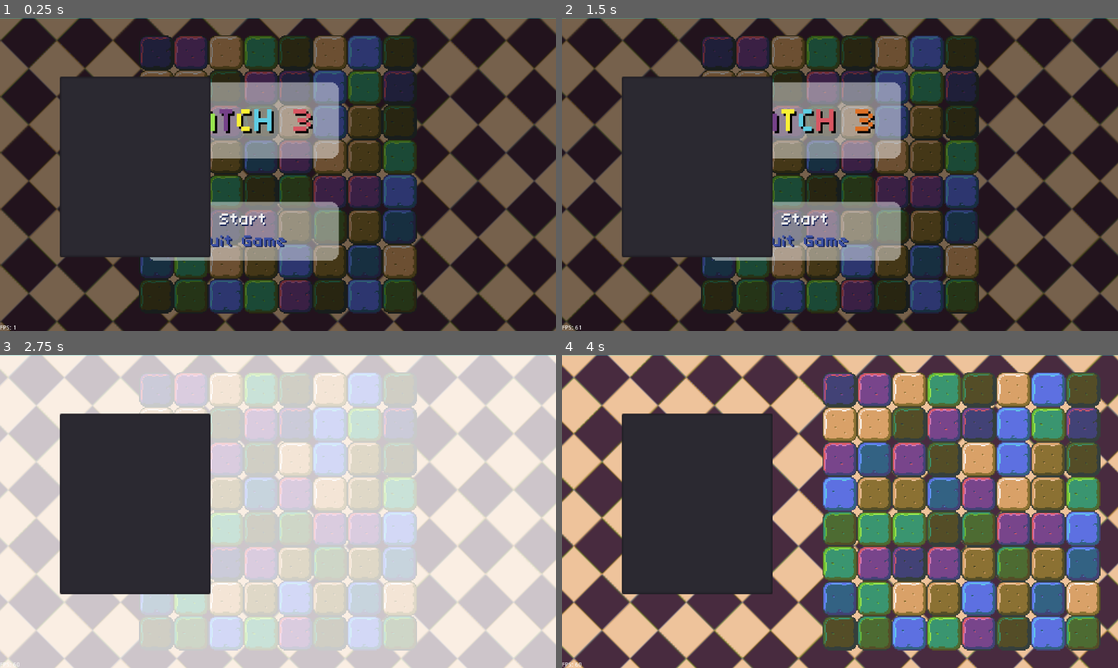
Above: before the commit, frames 1-4 (two rows, left to right).
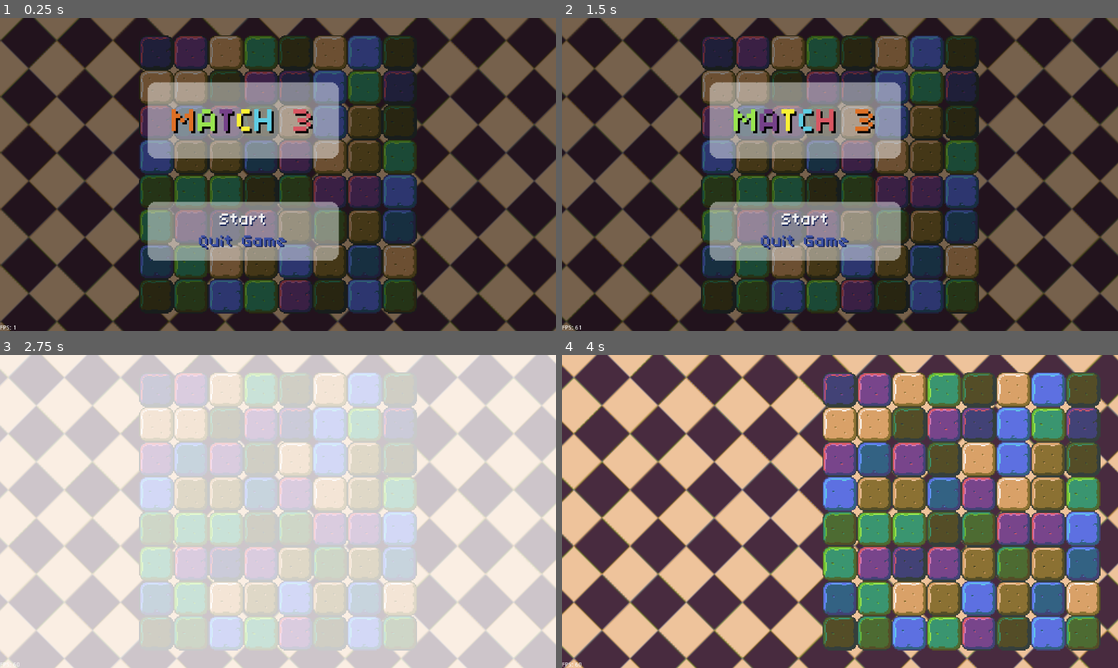
Above: after the commit, the same moments.

Repository: MzaxnaV/GodotGames
Game: Godot game, scene res://scenes/Main.tscn
The game is run twice, just before and just after one commit, with the same random seed, the same clock (stepped at 60 frames per second) and the same inputs.
Inputs:
- Up to frame 1 (0.25 s): no input
- Up to frame 2 (1.5 s): click "Start" at 0.5 s; click "Start" at 1.25 s
- Up to frame 3 (2.75 s): tap Enter (ui_accept) at 2, 2.1, 2.27, 2.57 s; hold Right (ui_right) from 2.03 s (still down)
- Up to frame 4 (4 s): release Right (ui_right) at 2.78 s; hold Down (ui_down) 2.78-3.53 s; tap Enter (ui_accept) at 2.85, 3.02, 3.32, 3.6 s; hold Right (ui_right) from 3.53 s (still down)

The runs differ from the first frame. In frame 1, 11% of the frame differs, in the area x 0-100%, y 0-77%; in frame 2, 12%; in frame 3, 16%; in frame 4, 16%.

Commit message:
implemented basic scoring

Diff:
--- a/scenes/Board.tscn
+++ b/scenes/Board.tscn
@@ -4,7 +4,7 @@
 [ext_resource path="res://graphics/select.png" type="Texture" id=2]
 [ext_resource path="res://graphics/highlight.png" type="Texture" id=3]
 
-[node name="Board" type="Node2D"]
+[node name="Board" type="Node2D" index="0"]
 
 script = ExtResource( 1 )
 _sections_unfolded = [ "Material", "Visibility" ]
--- a/scenes/Game.tscn
+++ b/scenes/Game.tscn
@@ -8,10 +8,11 @@
 [ext_resource path="res://fonts/medium_font.tres" type="DynamicFont" id=6]
 [ext_resource path="res://scripts/fsm/states/BeginGameState.gd" type="Script" id=7]
 [ext_resource path="res://scripts/fsm/states/PlayState.gd" type="Script" id=8]
-[ext_resource path="res://scripts/fsm/states/GameOverState.gd" type="Script" id=9]
-[ext_resource path="res://scripts/ParallaxBackground.gd" type="Script" id=10]
-[ext_resource path="res://graphics/background.png" type="Texture" id=11]
-[ext_resource path="res://scripts/tools/BOUNDARY.gd" type="Script" id=12]
+[ext_resource path="res://scenes/Timer.gd" type="Script" id=9]
+[ext_resource path="res://scripts/fsm/states/GameOverState.gd" type="Script" id=10]
+[ext_resource path="res://scripts/ParallaxBackground.gd" type="Script" id=11]
+[ext_resource path="res://graphics/background.png" type="Texture" id=12]
+[ext_resource path="res://scripts/tools/BOUNDARY.gd" type="Script" id=13]
 
 [sub_resource type="Gradient" id=1]
 
@@ -73,12 +74,34 @@
 [sub_resource type="Gradient" id=10]
 
 offsets = PoolRealArray( 0 )
-colors = PoolColorArray( 0.168915, 0.800781, 0.800781, 0.501961 )
+colors = PoolColorArray( 0.145098, 0.172549, 0.231373, 0.686275 )
 
 [sub_resource type="GradientTexture" id=11]
 
 flags = 4
 gradient = SubResource( 10 )
+width = 170
+
+[sub_resource type="Gradient" id=12]
+
+offsets = PoolRealArray( 0 )
+colors = PoolColorArray( 0.168915, 0.800781, 0.800781, 0.501961 )
+
+[sub_resource type="GradientTexture" id=13]
+
+flags = 4
+gradient = SubResource( 12 )
+width = 512
+
+[sub_resource type="Gradient" id=14]
+
+offsets = PoolRealArray( 0 )
+colors = PoolColorArray( 1, 1, 1, 1 )
+
+[sub_resource type="GradientTexture" id=15]
+
+flags = 4
+gradient = SubResource( 14 )
 width = 512
 
 [node name="Game" type="Node" index="0"]
@@ -92,7 +115,7 @@
 
 [node name="StartScreen" type="Control" parent="StartState" index="0"]
 
-editor/display_folded = true
+visible = false
 anchor_left = 0.0
 anchor_top = 0.0
 anchor_right = 0.0
@@ -372,10 +395,9 @@
 
 [node name="BeginGameState" type="Node" parent="." index="1"]
 
-editor/display_folded = true
 script = ExtResource( 7 )
 
-[node name="Tween" type="Tween" parent="BeginGameState" index="0"]
+[node name="BeginTween" type="Tween" parent="BeginGameState" index="0"]
 
 repeat = false
 playback_process_mode = 1
@@ -429,33 +451,137 @@
 size_flags_vertical = 1
 _sections_unfolded = [ "Margin" ]
 
-[node name="ItemList" type="ItemList" parent="PlayState/HUD/PlayHud" index="0"]
-
-anchor_left = 0.0
-anchor_top = 0.0
-anchor_right = 0.0
-anchor_bottom = 0.0
-margin_left = 55.0
-margin_top = 54.0
-margin_right = 194.0
-margin_bottom = 220.0
-rect_pivot_offset = Vector2( 0, 0 )
-rect_clip_content = true
-focus_mode = 2
-mouse_filter = 0
-mouse_default_cursor_shape = 0
-size_flags_horizontal = 1
-size_flags_vertical = 1
-custom_fonts/font = ExtResource( 6 )
-items = [  ]
-select_mode = 0
-allow_reselect = false
-icon_mode = 1
-fixed_icon_size = Vector2( 0, 0 )
-_sections_unfolded = [ "custom_colors" ]
-
-[node name="LevelIndicator" type="Node2D" parent="PlayState/HUD/PlayHud" index="1"]
-
+[node name="InfoBackground" type="Sprite" parent="PlayState/HUD/PlayHud" index="0"]
+
+position = Vector2( 16, 16 )
+scale = Vector2( 1, 100 )
+texture = SubResource( 11 )
+centered = false
+_sections_unfolded = [ "Transform" ]
+
+[node name="Info" type="VBoxContainer" parent="PlayState/HUD/PlayHud" index="1"]
+
+editor/display_folded = true
+anchor_left = 0.0
+anchor_top = 0.0
+anchor_right = 0.0
+anchor_bottom = 0.0
+margin_left = 16.0
+margin_top = 16.0
+margin_right = 186.0
+margin_bottom = 116.0
+rect_pivot_offset = Vector2( 0, 0 )
+rect_clip_content = false
+mouse_filter = 2
+mouse_default_cursor_shape = 0
+size_flags_horizontal = 1
+size_flags_vertical = 1
+alignment = 1
+_sections_unfolded = [ "Anchor", "Margin", "Visibility", "custom_constants" ]
+
+[node name="Level" type="Label" parent="PlayState/HUD/PlayHud/Info" index="0"]
+
+anchor_left = 0.0
+anchor_top = 0.0
+anchor_right = 0.0
+anchor_bottom = 0.0
+margin_top = 12.0
+margin_right = 170.0
+margin_bottom = 28.0
+rect_pivot_offset = Vector2( 0, 0 )
+rect_clip_content = false
+mouse_filter = 2
+mouse_default_cursor_shape = 0
+size_flags_horizontal = 1
+size_flags_vertical = 4
+custom_fonts/font = ExtResource( 6 )
+text = "Level 9999"
+align = 1
+percent_visible = 1.0
+lines_skipped = 0
+max_lines_visible = -1
+_sections_unfolded = [ "custom_fonts" ]
+
+[node name="Score" type="Label" parent="PlayState/HUD/PlayHud/Info" index="1"]
+
+anchor_left = 0.0
+anchor_top = 0.0
+anchor_right = 0.0
+anchor_bottom = 0.0
+margin_top = 32.0
+margin_right = 170.0
+margin_bottom = 48.0
+rect_pivot_offset = Vector2( 0, 0 )
+rect_clip_content = false
+mouse_filter = 2
+mouse_default_cursor_shape = 0
+size_flags_horizontal = 1
+size_flags_vertical = 4
+custom_fonts/font = ExtResource( 6 )
+text = "Score 999999"
+align = 1
+percent_visible = 1.0
+lines_skipped = 0
+max_lines_visible = -1
+_sections_unfolded = [ "custom_fonts" ]
+
+[node name="Goal" type="Label" parent="PlayState/HUD/PlayHud/Info" index="2"]
+
+anchor_left = 0.0
+anchor_top = 0.0
+anchor_right = 0.0
+anchor_bottom = 0.0
+margin_top = 52.0
+margin_right = 170.0
+margin_bottom = 68.0
+rect_pivot_offset = Vector2( 0, 0 )
+rect_clip_content = false
+mouse_filter = 2
+mouse_default_cursor_shape = 0
+size_flags_horizontal = 1
+size_flags_vertical = 4
+custom_fonts/font = ExtResource( 6 )
+text = "Goal 999999"
+align = 1
+percent_visible = 1.0
+lines_skipped = 0
+max_lines_visible = -1
+_sections_unfolded = [ "custom_fonts" ]
+
+[node name="Timer" type="Label" parent="PlayState/HUD/PlayHud/Info" index="3"]
+
+anchor_left = 0.0
+anchor_top = 0.0
+anchor_right = 0.0
+anchor_bottom = 0.0
+margin_top = 72.0
+margin_right = 170.0
+margin_bottom = 88.0
+rect_pivot_offset = Vector2( 0, 0 )
+rect_clip_content = false
+mouse_filter = 2
+mouse_default_cursor_shape = 0
+size_flags_horizontal = 1
+size_flags_vertical = 4
+custom_fonts/font = ExtResource( 6 )
+text = "Timer 999"
+align = 1
+percent_visible = 1.0
+lines_skipped = 0
+max_lines_visible = -1
+script = ExtResource( 9 )
+_sections_unfolded = [ "custom_fonts" ]
+
+[node name="LevelTimer" type="Timer" parent="PlayState/HUD/PlayHud/Info/Timer" index="0"]
+
+process_mode = 1
+wait_time = 1.0
+one_shot = true
+autostart = false
+
+[node name="LevelIndicator" type="Node2D" parent="PlayState/HUD/PlayHud" index="2"]
+
+editor/display_folded = true
 position = Vector2( 0, -42 )
 _sections_unfolded = [ "Transform" ]
 
@@ -487,7 +613,7 @@
 
 show_behind_parent = true
 scale = Vector2( 1, 42.3865 )
-texture = SubResource( 11 )
+texture = SubResource( 13 )
 centered = false
 _sections_unfolded = [ "Offset", "Transform", "Visibility" ]
 
@@ -498,7 +624,15 @@
 one_shot = true
 autostart = false
 
-[node name="Tween" type="Tween" parent="PlayState" index="1"]
+[node name="Alpha" type="Sprite" parent="PlayState/HUD" index="1"]
+
+self_modulate = Color( 1, 1, 1, 0 )
+scale = Vector2( 1, 289 )
+texture = SubResource( 15 )
+centered = false
+_sections_unfolded = [ "Animation", "Offset", "Transform", "Visibility" ]
+
+[node name="TweenLevel" type="Tween" parent="PlayState" index="1"]
 
 repeat = false
 playback_process_mode = 1
@@ -507,16 +641,122 @@
 playback/repeat = false
 playback/speed = 1.0
 
-[node name="LevelTimer" type="Timer" parent="PlayState" index="2"]
-
-process_mode = 1
-wait_time = 1.0
-one_shot = false
-autostart = false
+[node name="TweenAlpha" type="Tween" parent="PlayState" index="2"]
+
+repeat = false
+playback_process_mode = 1
+playback_speed = 1.0
+playback/active = false
+playback/repeat = false
+playback/speed = 1.0
 
 [node name="GameOverState" type="Node" parent="." index="3"]
 
-script = ExtResource( 9 )
+editor/display_folded = true
+script = ExtResource( 10 )
+
+[node name="GameOverInfoBackground" type="Sprite" parent="GameOverState" index="0"]
+
+visible = false
+position = Vector2( 171.104, 91.7144 )
+scale = Vector2( 1, 160.559 )
+texture = SubResource( 11 )
+centered = false
+_sections_unfolded = [ "Transform" ]
+
+[node name="GameOverInfo" type="VBoxContainer" parent="GameOverState" index="1"]
+
+visible = false
+anchor_left = 0.0
+anchor_top = 0.0
+anchor_right = 0.0
+anchor_bottom = 0.0
+margin_left = 171.0
+margin_top = 92.0
+margin_right = 341.0
+margin_bottom = 257.0
+rect_pivot_offset = Vector2( 0, 0 )
+rect_clip_content = false
+mouse_filter = 2
+mouse_default_cursor_shape = 0
+size_flags_horizontal = 1
+size_flags_vertical = 1
+alignment = 1
+_sections_unfolded = [ "Anchor", "Margin", "Visibility", "custom_constants" ]
+__meta__ = {
+"_edit_group_": true
+}
+
+[node name="GameOverText" type="Label" parent="GameOverState/GameOverInfo" index="0"]
+
+anchor_left = 0.0
+anchor_top = 0.0
+anchor_right = 0.0
+anchor_bottom = 0.0
+margin_top = 19.0
+margin_right = 170.0
+margin_bottom = 86.0
+rect_pivot_offset = Vector2( 0, 0 )
+rect_clip_content = false
+mouse_filter = 2
+mouse_default_cursor_shape = 0
+size_flags_horizontal = 1
+size_flags_vertical = 4
+custom_fonts/font = ExtResource( 4 )
+text = "Game
+Over"
+align = 1
+percent_visible = 1.0
+lines_skipped = 0
+max_lines_visible = -1
+_sections_unfolded = [ "custom_fonts" ]
+
+[node name="Score" type="Label" parent="GameOverState/GameOverInfo" index="1"]
+
+anchor_left = 0.0
+anchor_top = 0.0
+anchor_right = 0.0
+anchor_bottom = 0.0
+margin_top = 90.0
+margin_right = 170.0
+margin_bottom = 125.0
+rect_pivot_offset = Vector2( 0, 0 )
+rect_clip_content = false
+mouse_filter = 2
+mouse_default_cursor_shape = 0
+size_flags_horizontal = 1
+size_flags_vertical = 4
+custom_fonts/font = ExtResource( 6 )
+text = "Your Score
+999999999"
+align = 1
+percent_visible = 1.0
+lines_skipped = 0
+max_lines_visible = -1
+_sections_unfolded = [ "custom_fonts" ]
+
+[node name="Goal" type="Label" parent="GameOverState/GameOverInfo" index="2"]
+
+anchor_left = 0.0
+anchor_top = 0.0
+anchor_right = 0.0
+anchor_bottom = 0.0
+margin_top = 129.0
+margin_right = 170.0
+margin_bottom = 145.0
+rect_pivot_offset = Vector2( 0, 0 )
+rect_clip_content = false
+mouse_filter = 2
+mouse_default_cursor_shape = 0
+size_flags_horizontal = 1
+size_flags_vertical = 4
+custom_fonts/font = ExtResource( 6 )
+text = "Press ENTER"
+align = 1
+percent_visible = 1.0
+lines_skipped = 0
+max_lines_visible = -1
+_sections_unfolded = [ "custom_fonts" ]
 
 [node name="ParallaxBackground" type="ParallaxBackground" parent="." index="4"]
 
@@ -570,6 +810,6 @@
 
 [connection signal="timeout" from="BeginGameState/Timer" to="BeginGameState" method="_on_Timer_timeout"]
 
+[connection signal="timeout" from="PlayState/HUD/PlayHud/Info/Timer/LevelTimer" to="PlayState" method="_on_LevelTimer_timeout"]
+
 [connection signal="timeout" from="PlayState/HUD/PlayHud/LevelIndicator/AnimateTime" to="PlayState" method="_on_AnimateTime_timeout"]
-
-[connection signal="timeout" from="PlayState/LevelTimer" to="PlayState" method="_on_LevelTimer_timeout"]
--- /dev/null
+++ b/scenes/Timer.gd
@@ -0,0 +1,4 @@
+extends Label
+
+func _process(delta):
+	set_text("Timer " + str(int($LevelTimer.time_left)))
--- /dev/null
+++ b/scripts/Info.gd
@@ -0,0 +1,7 @@
+extends ItemList
+
+var InfoContent = ["Level: 1", "Score: 999999", "Goal: 999999", "Timer: 999"]
+
+func _ready():
+	for info in InfoContent:
+		add_item(info, null, false)
--- a/scripts/fsm/StateMachine.gd
+++ b/scripts/fsm/StateMachine.gd
@@ -25,6 +25,6 @@
 func change_state(state_name):
 	if (current_state):
 		params = current_state.exit()
-	print("StateMachine.gd: Entering state: ", state_name)
 	current_state = state_map[state_name]
 	current_state.enter(params)
+	print("StateMachine.gd: Entering state: ", state_name)
--- a/scripts/fsm/states/BeginGameState.gd
+++ b/scripts/fsm/states/BeginGameState.gd
@@ -6,10 +6,10 @@
 func enter(params):
 	board = params
 	$Timer.start()
-	$Tween.interpolate_property(params, 'position', Vector2(128, 16), Vector2(256-16, 16), time, Tween.TRANS_EXPO, Tween.EASE_OUT, time)
-	$Tween.interpolate_property($White, 'self_modulate', Color(1, 1, 1, 0), Color(1, 1, 1, 1), time , Tween.TRANS_LINEAR, Tween.EASE_OUT)
-	$Tween.interpolate_property($White, 'self_modulate', Color(1, 1, 1, 1), Color(1, 1, 1, 0), time, Tween.TRANS_LINEAR, Tween.EASE_OUT, time)
-	$Tween.start()
+	$BeginTween.interpolate_property(params, 'position', Vector2(128, 16), Vector2(256-16, 16), time, Tween.TRANS_EXPO, Tween.EASE_OUT, time)
+	$BeginTween.interpolate_property($White, 'self_modulate', Color(1, 1, 1, 0), Color(1, 1, 1, 1), time , Tween.TRANS_LINEAR, Tween.EASE_OUT)
+	$BeginTween.interpolate_property($White, 'self_modulate', Color(1, 1, 1, 1), Color(1, 1, 1, 0), time, Tween.TRANS_LINEAR, Tween.EASE_OUT, time)
+	$BeginTween.start()
 	add_child(board)
 
 func exit():
--- a/scripts/fsm/states/GameOverState.gd
+++ b/scripts/fsm/states/GameOverState.gd
@@ -1,16 +1,14 @@
 extends "res://scripts/fsm/BaseState.gd"
 
 func enter(params):
-	pass
+	$GameOverInfo/Score.text = "Your Score\n" + str(params)
+	$GameOverInfo.show()
+	$GameOverInfoBackground.show()
 
 func exit():
-	pass
-
-func update_physics(delta):
-	pass
-
-func update(delta):
-	pass
+	$GameOverInfo.hide()
+	$GameOverInfoBackground.hide()
 
 func handle_event(event):
-	pass
+	if event.is_action_released("ui_accept"):
+		get_parent().change_state("start")
--- a/scripts/fsm/states/PlayState.gd
+++ b/scripts/fsm/states/PlayState.gd
@@ -1,32 +1,74 @@
 extends "res://scripts/fsm/BaseState.gd"
+
+signal finished
 
 var board = null
 
 var selected_tile = Vector2(0, 0)
 var highlighted = false
 var allow_swap = false
-var block_input = null
+var exit_game = false
+var block_input = false
 var next_level = false
+var score_goal = null
+var score = null
+var level = null
+var time = null
+
+func _ready():
+	$HUD/PlayHud.hide()
 
 func enter(params):
 	board = params
-	$Tween.interpolate_property($HUD/PlayHud/LevelIndicator, 'position', Vector2(0, -40), Vector2(0, 108), 0.5, Tween.TRANS_LINEAR, Tween.EASE_IN)
-	$Tween.interpolate_property($HUD/PlayHud/LevelIndicator, 'position', Vector2(0, 108), Vector2(0, 288), 0.5, Tween.TRANS_LINEAR, Tween.EASE_IN, 1)
+	score_goal = 150
+	score = 0
+	level = 1
+	time = 15
 	add_child(board)
-	start_level(1)
+	$HUD/PlayHud.show()
+	start_level()
 
 func exit():
+	if block_input:
+		yield(self, "finished")
+	$HUD/PlayHud.hide()
 	board.queue_free()
+	return score
 
-func start_level(level):
-	block_input = true
-	$HUD/PlayHud/LevelIndicator/LevelText.text = "Level " + str(level)
+func start_level():
+	if block_input:
+		yield(self, "finished")
+	init_level(level)
 	$HUD/PlayHud/LevelIndicator/AnimateTime.start()
-	$LevelTimer.wait_time = level * 15
+	$HUD/PlayHud/InfoBackground.hide()
+	$HUD/PlayHud/Info.hide()
+
+	$TweenLevel.interpolate_property($HUD/PlayHud/LevelIndicator, 'position', Vector2(0, -40), Vector2(0, 108), 0.5, Tween.TRANS_LINEAR, Tween.EASE_IN)
+	$TweenLevel.interpolate_property($HUD/PlayHud/LevelIndicator, 'position', Vector2(0, 108), Vector2(0, 288), 0.5, Tween.TRANS_LINEAR, Tween.EASE_IN, 1)
+
 	if level != 1:
 		board.clear_board()
 		board.generate_board()
-	$Tween.start()
+
+	$TweenLevel.start()
+
+func victory():
+	$TweenAlpha.interpolate_property($HUD/Alpha, 'self_modulate', Color(1, 1, 1, 0), Color(1, 1, 1, 1), 0.5, Tween.TRANS_LINEAR, Tween.EASE_OUT)
+	$TweenAlpha.interpolate_property($HUD/Alpha, 'self_modulate', Color(1, 1, 1, 1), Color(1, 1, 1, 0), 0.5, Tween.TRANS_LINEAR, Tween.EASE_OUT, 0.5)
+	level += 1
+	$HUD/PlayHud/Info/Timer/LevelTimer.stop()
+	start_level()
+	$TweenAlpha.start()
+
+func init_level(level):
+	block_input = true
+	score_goal = int(score_goal * 1.5)
+	$HUD/PlayHud/LevelIndicator/LevelText.text = "Level " + str(level)
+	$HUD/PlayHud/Info/Level.text = "Level " + str(level)
+	$HUD/PlayHud/Info/Goal.text = "Goal " + str(score_goal)
+	$HUD/PlayHud/Info/Score.text = "Score " + str(score)
+	$HUD/PlayHud/Info/Timer.text = "Timer " + str(level * 15)
+	$HUD/PlayHud/Info/Timer/LevelTimer.wait_time = time + 2 * level
 
 func handle_event(event):
 	if !block_input:
@@ -58,11 +100,18 @@
 				if allow_swap:
 					board.swap(selected_tile)
 					board.hide_highlight()
-					while board.calculate_matches():
+					while board != null and board.calculate_matches():
+						score += board.matches.size() * 15
+						if score >= score_goal:
+							victory()
+							break
+						$HUD/PlayHud/Info/Score.text = "Score " + str(score)
 						board.remove_matches()
 						yield(get_tree().create_timer(0.05), "timeout")
 						board.fall_tiles()
 						yield(get_tree().create_timer(0.5), "timeout")
+					self.emit_signal("finished")
+
 				else:
 					board.select(selected_tile * 32)
 				allow_swap = !allow_swap
@@ -73,7 +122,9 @@
 	block_input = false
 	highlighted = true
 	board.show_highlight()
-	$LevelTimer.start()
+	$HUD/PlayHud/InfoBackground.show()
+	$HUD/PlayHud/Info.show()
+	$HUD/PlayHud/Info/Timer/LevelTimer.start()
 
 func _on_LevelTimer_timeout():
 	get_parent().change_state('game-over')
Not shown: 4 places in scenes/Game.tscn that only renumber resources
